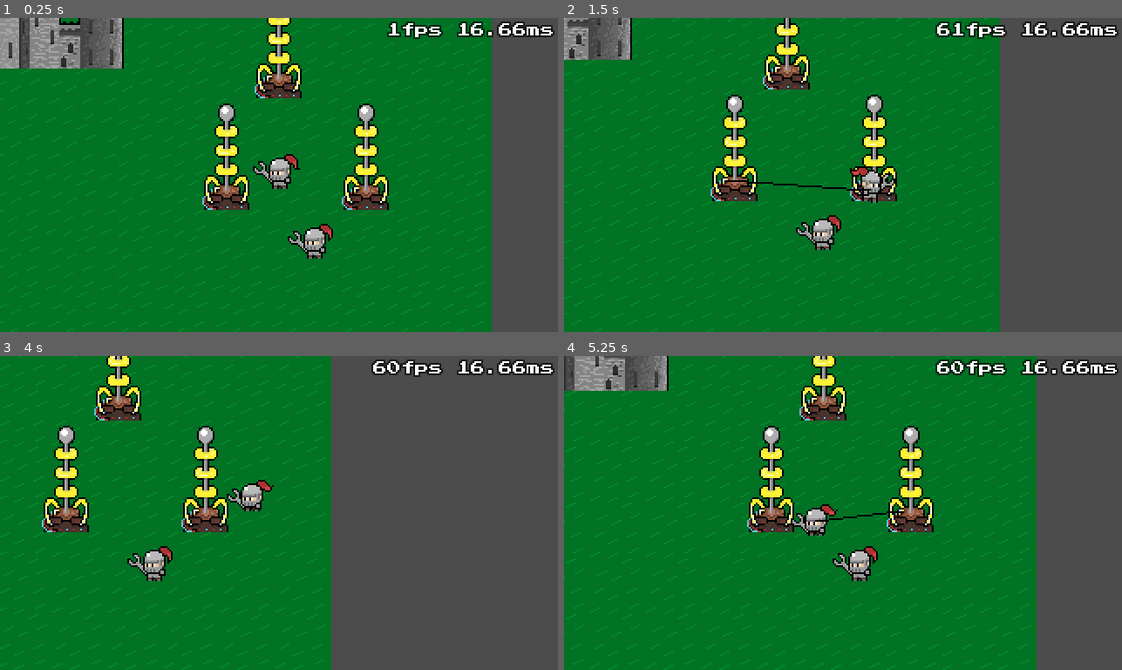
Above: before the commit, frames 1-4 (two rows, left to right).
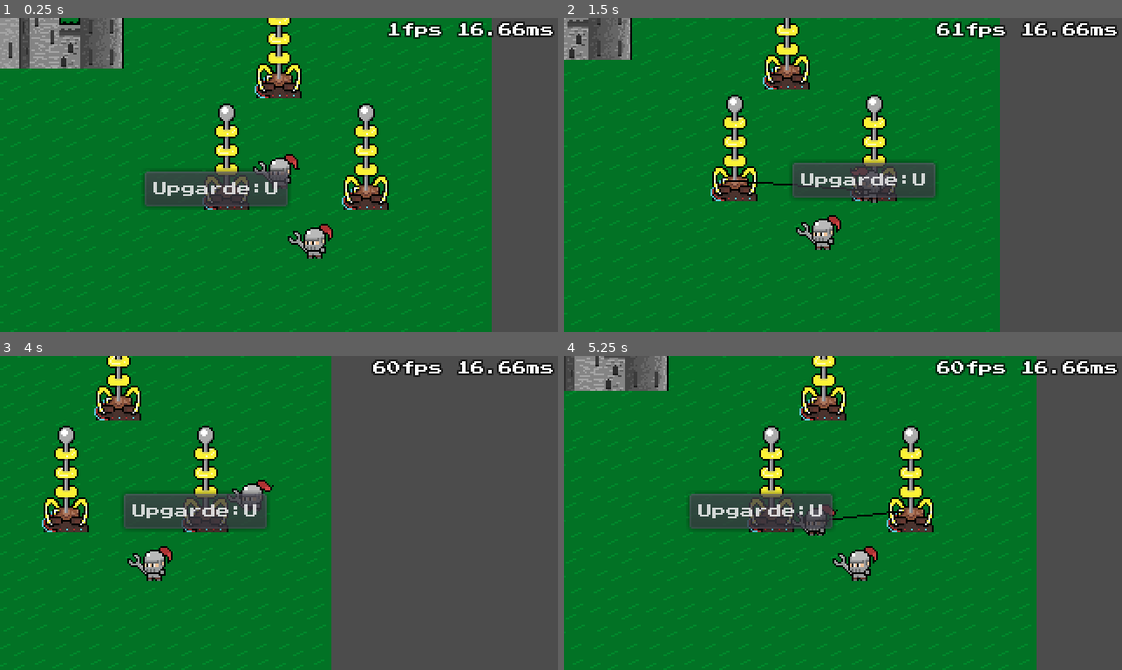
Above: after the commit, the same moments.

Repository: GreenDjango/GMTK2021
Game: Godot game, scene res://src/scenes/Game.tscn
Two runs of this game, one before a commit and one after it. Both use one fixed random seed, a clock stepped at 60 frames per second and the inputs below.
Inputs:
- Up to frame 1 (0.25 s): no input
- Up to frame 2 (1.5 s): tap Enter (ui_accept) at 0.5, 0.77 s; hold Right (right) 0.53-1.28 s; hold C (cut) 0.53-1.28 s; hold Down (down) from 1.28 s (still down); tap C (cut) at 1.35 s
- Up to frame 3 (4 s): tap Enter (ui_accept) at 1.52, 3.02, 3.77 s; release Down (down) at 2.03 s; hold Right (right) 2.03-2.78 s; hold C (cut) 2.03-2.78 s; hold Up (up) 2.78-3.53 s; tap C (cut) at 2.85 s; hold Left (left) from 3.53 s (still down); hold C (cut) from 3.53 s (still down)
- Up to frame 4 (5.25 s): release C (cut) at 4.28 s; tap C (cut) at 4.35 s; tap Enter (ui_accept) at 4.52 s; release Left (left) at 5.03 s; hold Down (down) from 5.03 s (still down); hold C (cut) from 5.03 s (still down)

The runs differ from the first frame. In frame 1, 2.9% of the frame differs, in the area x 25-52%, y 47-62%; in frame 2, 3.0%, in the area x 40-67%, y 45-59%; in frame 3, 2.9%; in frame 4, 2.9%.

Commit message:
ADD: movable panels

Diff:
--- a/project.godot
+++ b/project.godot
@@ -14,6 +14,16 @@
 "language": "GDScript",
 "path": "res://src/scripts/Cable.gd"
 }, {
+"base": "Control",
+"class": "MovablePanels",
+"language": "GDScript",
+"path": "res://src/scripts/MovablePanels.gd"
+}, {
+"base": "KinematicBody2D",
+"class": "Player",
+"language": "GDScript",
+"path": "res://src/scripts/Player.gd"
+}, {
 "base": "TowerInterface",
 "class": "Tower",
 "language": "GDScript",
@@ -26,6 +36,8 @@
 } ]
 _global_script_class_icons={
 "Cable": "",
+"MovablePanels": "",
+"Player": "",
 "Tower": "",
 "TowerInterface": ""
 }
--- a/src/scenes/Game.tscn
+++ b/src/scenes/Game.tscn
@@ -10,10 +10,7 @@
 [ext_resource path="res://assets/fonts/PressStart2P-vaV7.ttf" type="DynamicFontData" id=8]
 [ext_resource path="res://src/nodes/Cable.tscn" type="PackedScene" id=9]
 [ext_resource path="res://src/nodes/Tower.tscn" type="PackedScene" id=10]
-
-[sub_resource type="DynamicFont" id=1]
-size = 8
-font_data = ExtResource( 8 )
+[ext_resource path="res://src/ui/MovablePanels.tscn" type="PackedScene" id=11]
 
 [sub_resource type="SphereMesh" id=2]
 radius = 2.0
@@ -93,21 +90,12 @@
 
 [node name="Cables" type="Node2D" parent="."]
 
-[node name="Message" type="Label" parent="."]
-anchor_left = 0.5
-anchor_top = 0.5
-anchor_right = 0.5
-anchor_bottom = 0.5
-margin_right = 15.0
-margin_bottom = 8.0
-custom_fonts/font = SubResource( 1 )
-__meta__ = {
-"_edit_use_anchors_": false
-}
-
 [node name="Test" type="MeshInstance2D" parent="."]
 visible = false
 mesh = SubResource( 2 )
+
+[node name="MovablePanels" parent="." instance=ExtResource( 11 )]
+visible = false
 
 [node name="CanvasLayer" type="CanvasLayer" parent="."]
 
--- a/src/scripts/Game.gd
+++ b/src/scripts/Game.gd
@@ -6,10 +6,12 @@
 onready var castle := $YSort/Castle
 onready var cables := $Cables
 onready var main_cable := $MainCable
+onready var panels : MovablePanels = $MovablePanels
 var active_cable : Cable = null
 
 func _ready():
 	$CanvasLayer/DebugLabel.visible = Globals.is_debug
+	panels.visible = true
 	# print($Map.get_cell(1,1))
 	pass
 
@@ -20,6 +22,13 @@
 		$CanvasLayer/DebugLabel.text = str(fps) + "fps " + str(process_time).pad_decimals(2) + "ms"
 
 func _physics_process(_delta : float):
+	var nearbyTowers : Array = player.get_nearby_towers()
+	var tower = nearbyTowers.pop_back()
+	if not tower:
+		panels.switch_panel("tower", false)
+	elif not panels.is_panel_visible("tower"):
+		panels.switch_panel("tower", true, tower.get_cablefix().global_position, true)
+
 	active_cable = null
 	var cable_info = {"distance": INF}
 	for cable in cables.get_children():
@@ -29,11 +38,9 @@
 			active_cable = cable
 
 	if !active_cable:
-		$Message.visible = false
+		panels.switch_panel("cut", false)
 	else:
-		$Message.text = 'Cut'
-		$Message.rect_position = cable_info["cross_point"]
-		$Message.visible = true
+		panels.switch_panel("cut", true, cable_info["cross_point"], true)
 
 func _input(event : InputEvent):
 	if event.is_action_pressed("ui_accept"):
--- /dev/null
+++ b/src/scripts/MovablePanels.gd
@@ -0,0 +1,21 @@
+extends Control
+
+class_name MovablePanels
+
+onready var panels := {"cut": $CutPanel, "tower": $TowerPanel}
+
+func _ready():
+	for child in get_children():
+		child.visible = false
+		child.rect_position = Vector2.ZERO
+
+func switch_panel(panel_name : String, show : bool, pos = Vector2.ZERO, center = false):
+	panels[panel_name].visible = show
+	if show:
+		if center:
+			panels[panel_name].rect_position = pos - panels[panel_name].rect_size / 2
+		else:
+			panels[panel_name].rect_position = pos
+
+func is_panel_visible(panel_name : String):
+	return panels[panel_name].visible
--- a/src/scripts/Player.gd
+++ b/src/scripts/Player.gd
@@ -1,4 +1,6 @@
 extends KinematicBody2D
+
+class_name Player
 
 var velocity := Vector2.ZERO
 const speed_max := 70.0
--- a/src/scripts/TowerInterface.gd
+++ b/src/scripts/TowerInterface.gd
@@ -12,4 +12,5 @@
 	ref_cables[cable.get_instance_id()] = cable
 
 func remove_cable(cable : Node2D):
+	# warning-ignore:return_value_discarded
 	ref_cables.erase(cable.get_instance_id())
--- /dev/null
+++ b/src/ui/MovablePanels.tscn
@@ -0,0 +1,58 @@
+[gd_scene load_steps=4 format=2]
+
+[ext_resource path="res://src/scripts/MovablePanels.gd" type="Script" id=1]
+[ext_resource path="res://assets/fonts/PressStart2P-vaV7.ttf" type="DynamicFontData" id=2]
+
+[sub_resource type="DynamicFont" id=1]
+size = 8
+font_data = ExtResource( 2 )
+
+[node name="MovablePanels" type="Control"]
+script = ExtResource( 1 )
+__meta__ = {
+"_edit_lock_": true,
+"_edit_use_anchors_": false
+}
+
+[node name="CutPanel" type="PanelContainer" parent="."]
+modulate = Color( 1, 1, 1, 0.784314 )
+margin_right = 40.0
+margin_bottom = 24.0
+__meta__ = {
+"_edit_use_anchors_": false
+}
+
+[node name="Message" type="Label" parent="CutPanel"]
+margin_left = 7.0
+margin_top = 8.0
+margin_right = 47.0
+margin_bottom = 16.0
+custom_fonts/font = SubResource( 1 )
+text = "Cut:C"
+align = 1
+__meta__ = {
+"_edit_lock_": true,
+"_edit_use_anchors_": false
+}
+
+[node name="TowerPanel" type="PanelContainer" parent="."]
+modulate = Color( 1, 1, 1, 0.784314 )
+margin_left = 64.0
+margin_right = 118.0
+margin_bottom = 24.0
+__meta__ = {
+"_edit_use_anchors_": false
+}
+
+[node name="Message" type="Label" parent="TowerPanel"]
+margin_left = 7.0
+margin_top = 8.0
+margin_right = 79.0
+margin_bottom = 16.0
+custom_fonts/font = SubResource( 1 )
+text = "Upgarde:U"
+align = 1
+__meta__ = {
+"_edit_lock_": true,
+"_edit_use_anchors_": false
+}
